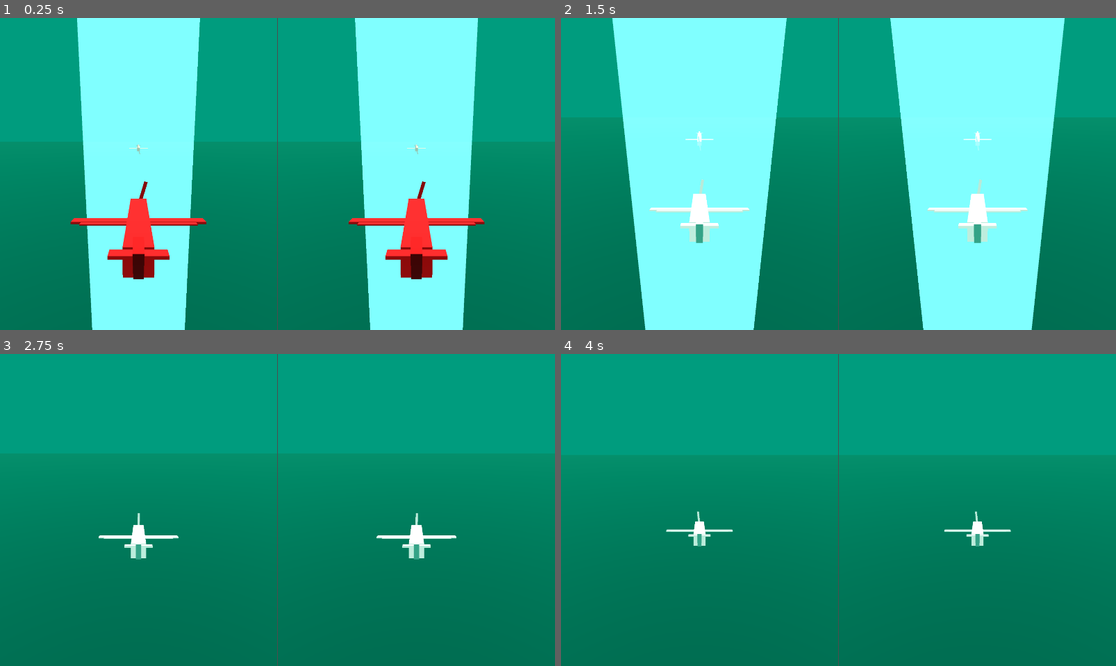
Above: before the commit, frames 1-4 (two rows, left to right).
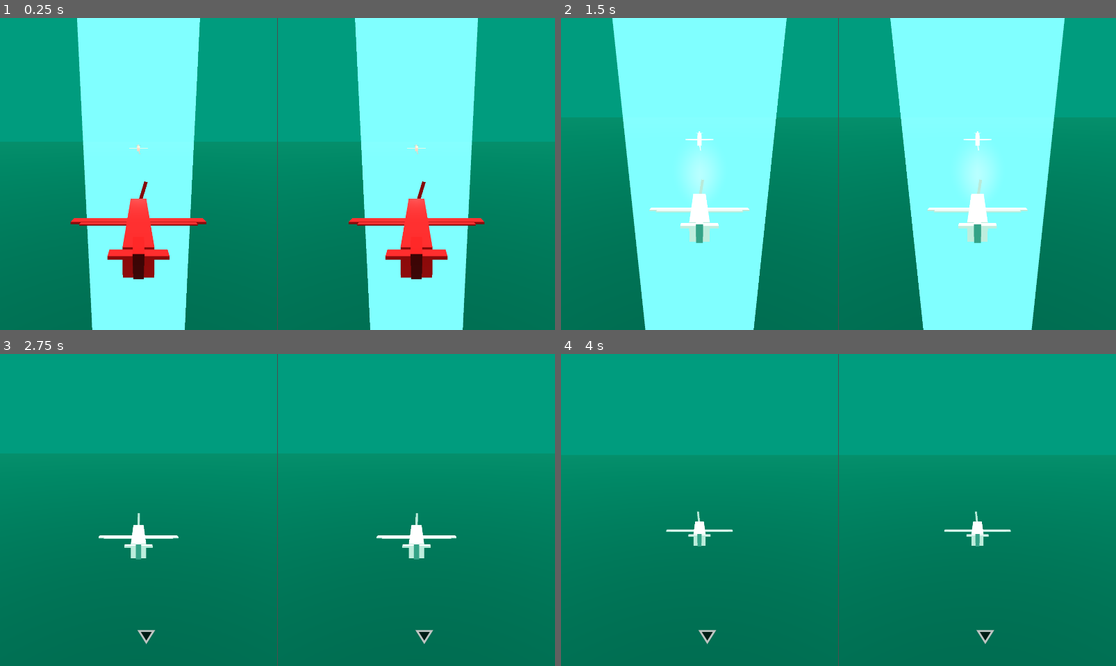
Above: after the commit, the same moments.

Repository: proximadams/Paper-Pilots
Game: Godot game, scene res://scenes/level.tscn
The game is run twice, just before and just after one commit, with the same random seed, the same clock (stepped at 60 frames per second) and the same inputs.
Inputs:
- Up to frame 1 (0.25 s): no input
- Up to frame 2 (1.5 s): no input
- Up to frame 3 (2.75 s): no input
- Up to frame 4 (4 s): no input

The runs differ from the first frame. In frame 1, less than 0.1% of the frame differs, in the area x 23-77%, y 40-60%; in frame 2, 1.2%, in the area x 22-78%, y 37-57%; in frame 3, 0.2%; in frame 4, 0.2%.

Commit message:
enemy arrows kind of work

Diff:
--- /dev/null
+++ b/icons/arrow fill.svg
@@ -0,0 +1 @@
+<svg xmlns="http://www.w3.org/2000/svg" height="128px" viewBox="0 -960 960 960" width="128px" fill="#000000"><path d="M640-197 200-477l440-280v560Z"/></svg>
--- /dev/null
+++ b/icons/arrow outline.svg
@@ -0,0 +1 @@
+<svg xmlns="http://www.w3.org/2000/svg" height="128px" viewBox="0 -960 960 960" width="128px" fill="#FFFFFF"><path d="M640-197 200-477l440-280v560Zm-60-280Zm0 171v-342L311-477l269 171Z"/></svg>
--- /dev/null
+++ b/scenes/enemy_indicator_arrow.tscn
@@ -0,0 +1,22 @@
+[gd_scene load_steps=3 format=3 uid="uid://cen3owr6ivv1w"]
+
+[ext_resource type="Texture2D" uid="uid://nwk24myqq2qb" path="res://icons/arrow fill.svg" id="1_xn6ub"]
+[ext_resource type="Texture2D" uid="uid://bi8urb80j8llu" path="res://icons/arrow outline.svg" id="2_vxlop"]
+
+[node name="EnemyIndicatorArrow" type="Control"]
+modulate = Color(1, 1, 1, 0.745098)
+layout_mode = 3
+anchors_preset = 0
+offset_right = 128.0
+offset_bottom = 128.0
+pivot_offset = Vector2(64, 64)
+
+[node name="FillTexture" type="TextureRect" parent="."]
+offset_right = 128.0
+offset_bottom = 128.0
+texture = ExtResource("1_xn6ub")
+
+[node name="OutlineTexture" type="TextureRect" parent="."]
+offset_right = 128.0
+offset_bottom = 128.0
+texture = ExtResource("2_vxlop")
--- a/scenes/level.tscn
+++ b/scenes/level.tscn
@@ -1,7 +1,8 @@
-[gd_scene load_steps=7 format=3 uid="uid://cag2pq2wvu8rw"]
+[gd_scene load_steps=8 format=3 uid="uid://cag2pq2wvu8rw"]
 
 [ext_resource type="PackedScene" uid="uid://b58w5vg0q13f8" path="res://scenes/player.tscn" id="1_2q6dc"]
 [ext_resource type="Script" uid="uid://bv32pulmq6j8j" path="res://scripts/player_camera.gd" id="1_w7c3h"]
+[ext_resource type="PackedScene" uid="uid://cen3owr6ivv1w" path="res://scenes/enemy_indicator_arrow.tscn" id="3_w8frs"]
 
 [sub_resource type="Environment" id="Environment_2q6dc"]
 background_mode = 1
@@ -89,12 +90,16 @@
 size = Vector2i(1150, 1296)
 render_target_update_mode = 4
 
-[node name="Camera3D" type="Camera3D" parent="GridContainer/p1SubViewportContainer/SubViewport" node_paths=PackedStringArray("followTarget", "lookAtTarget")]
+[node name="Camera3D" type="Camera3D" parent="GridContainer/p1SubViewportContainer/SubViewport" node_paths=PackedStringArray("followTarget", "lookAtTarget", "player", "enemyArrow")]
 transform = Transform3D(1, 0, 0, 0, 0.886204, 0.463296, 0, -0.463296, 0.886204, 0, 3.5, 37.5)
 current = true
 script = ExtResource("1_w7c3h")
 followTarget = NodePath("../../../../Player1/CameraFollow")
 lookAtTarget = NodePath("../../../../Player1/CameraLookAt")
+player = NodePath("../../../../Player1")
+enemyArrow = NodePath("../EnemyIndicatorArrow")
+
+[node name="EnemyIndicatorArrow" parent="GridContainer/p1SubViewportContainer/SubViewport" instance=ExtResource("3_w8frs")]
 
 [node name="p2SubViewportContainer" type="SubViewportContainer" parent="GridContainer"]
 layout_mode = 2
@@ -107,9 +112,13 @@
 size = Vector2i(1150, 1296)
 render_target_update_mode = 4
 
-[node name="Camera3D" type="Camera3D" parent="GridContainer/p2SubViewportContainer/SubViewport" node_paths=PackedStringArray("followTarget", "lookAtTarget")]
+[node name="Camera3D" type="Camera3D" parent="GridContainer/p2SubViewportContainer/SubViewport" node_paths=PackedStringArray("followTarget", "lookAtTarget", "player", "enemyArrow")]
 transform = Transform3D(-1, 4.05026e-08, -7.74744e-08, 0, 0.886204, 0.463296, 8.74228e-08, 0.463296, -0.886204, -3.27835e-06, 3.5, -37.5)
 current = true
 script = ExtResource("1_w7c3h")
 followTarget = NodePath("../../../../Player2/CameraFollow")
 lookAtTarget = NodePath("../../../../Player2/CameraLookAt")
+player = NodePath("../../../../Player2")
+enemyArrow = NodePath("../EnemyIndicatorArrow")
+
+[node name="EnemyIndicatorArrow" parent="GridContainer/p2SubViewportContainer/SubViewport" instance=ExtResource("3_w8frs")]
--- a/scenes/player.tscn
+++ b/scenes/player.tscn
@@ -251,6 +251,9 @@
 transform = Transform3D(1, 0, 0, 0, 1, 0, 0, 0, 1, 0, 0, 4.07897)
 shape = SubResource("ConvexPolygonShape3D_qhqgy")
 
+[node name="OmniLight3D" type="OmniLight3D" parent="."]
+transform = Transform3D(1, 0, 0, 0, 1, 0, 0, 0, 1, 0, 0.838245, 3.76665)
+
 [connection signal="animation_started" from="GunShots/Visual/AnimationPlayer" to="." method="_on_gun_shot_animation_started"]
 [connection signal="area_entered" from="GunShotArea3D" to="." method="_on_gun_shot_area_3d_area_entered"]
 [connection signal="area_exited" from="GunShotArea3D" to="." method="_on_gun_shot_area_3d_area_exited"]
--- a/scripts/player_camera.gd
+++ b/scripts/player_camera.gd
@@ -2,7 +2,28 @@
 
 @export var followTarget: Node3D
 @export var lookAtTarget: Node3D
+@export var player      : CharacterBody3D
+@export var enemyArrow  : Control
+
+var enemyArrowOffset := Vector2(32.0, 32.0)
+
+@onready var viewport = get_parent()
 
 func _physics_process(_delta: float) -> void:
 	global_position = lerp(global_position, followTarget.global_position, 0.05)
 	look_at(lookAtTarget.global_position)
+	if is_position_in_frustum(player.enemyPlayer.global_position):
+		enemyArrow.hide()
+	else:
+		var viewportCentre    := Vector2(viewport.size) / 2.0
+		var localToCamera     := to_local(player.enemyPlayer.global_position)
+		var screenPosition    := Vector2(localToCamera.x, -localToCamera.y)
+		var maxScreenPosition := viewportCentre - enemyArrowOffset
+		if screenPosition.abs().aspect() > maxScreenPosition.abs().aspect():
+			screenPosition.x *= maxScreenPosition.x / abs(screenPosition.x)
+		else:
+			screenPosition.y *= maxScreenPosition.y / abs(screenPosition.y)
+		enemyArrow.show()
+		enemyArrow.global_position = Vector2(viewportCentre + screenPosition - enemyArrowOffset)
+		var angle = Vector2.LEFT.angle_to(screenPosition)
+		enemyArrow.rotation = angle
Not shown, added: icons/arrow fill.svg.import
Not shown, added: icons/arrow outline.svg.import
